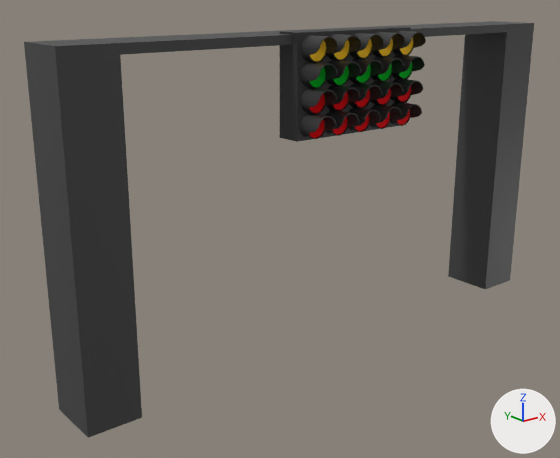
What one commit did to the Blender file Assets/start_lights.blend.
Before and after are seen from a 50 mm lens placed at (-17.84, -19.61, 12.35), pointed at (-1.81, 0.43, 4.34). Lighting does not change. The marker at lower right points along +X, +Y and +Z.
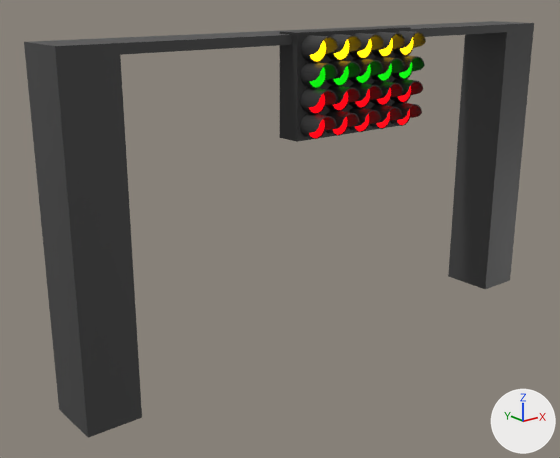
Edits to the scene script, one JSON object a line:
```json
{"op": "add", "block": "mat_material_002", "code": "mat_material_002.emission_strength = 2.0"}
{"op": "add", "block": "mat_material_002", "code": "mat_material_002.emission_color = (0.002, 0.362, 0.0)  # green #07a200"}
{"op": "add", "block": "mat_material_003", "code": "mat_material_003.emission_strength = 2.0"}
{"op": "add", "block": "mat_material_003", "code": "mat_material_003.emission_color = (0.631, 0.0, 0.00304)  # red #d0000a"}
{"op": "add", "block": "mat_material_004", "code": "mat_material_004.emission_strength = 2.0"}
{"op": "add", "block": "mat_material_004", "code": "mat_material_004.emission_color = (1.0, 0.597, 0.0)  # yellow #ffcb00"}
```

Where the change shows, as pixel boxes (x1, y1, x2, y2) in the pictures (560 x 458 px):
```json
{"object": "Cylinder.005", "change": "recoloured, surface changed", "before": [305, 31, 426, 140], "after": [305, 31, 426, 140]}
```
